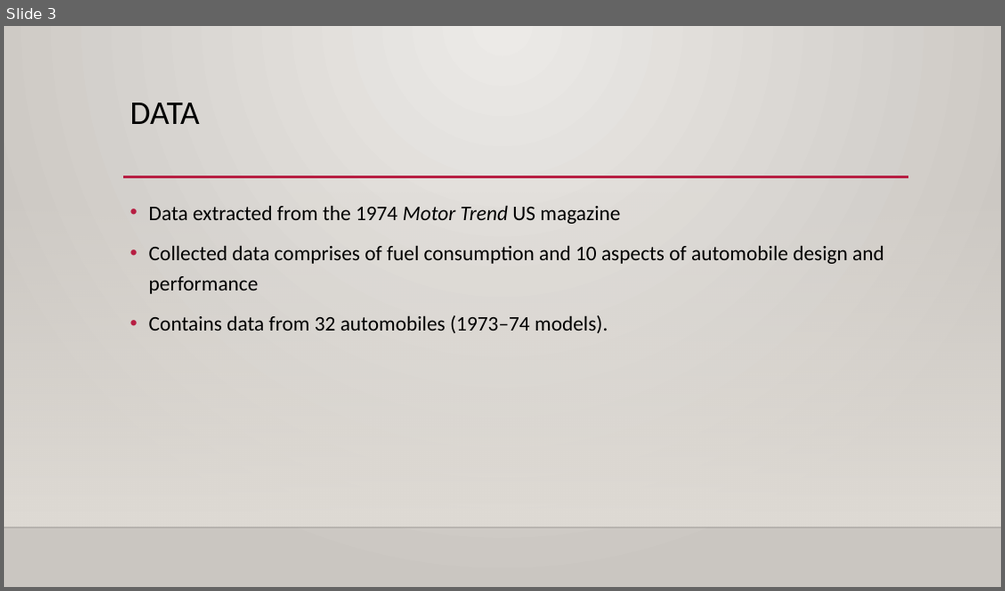
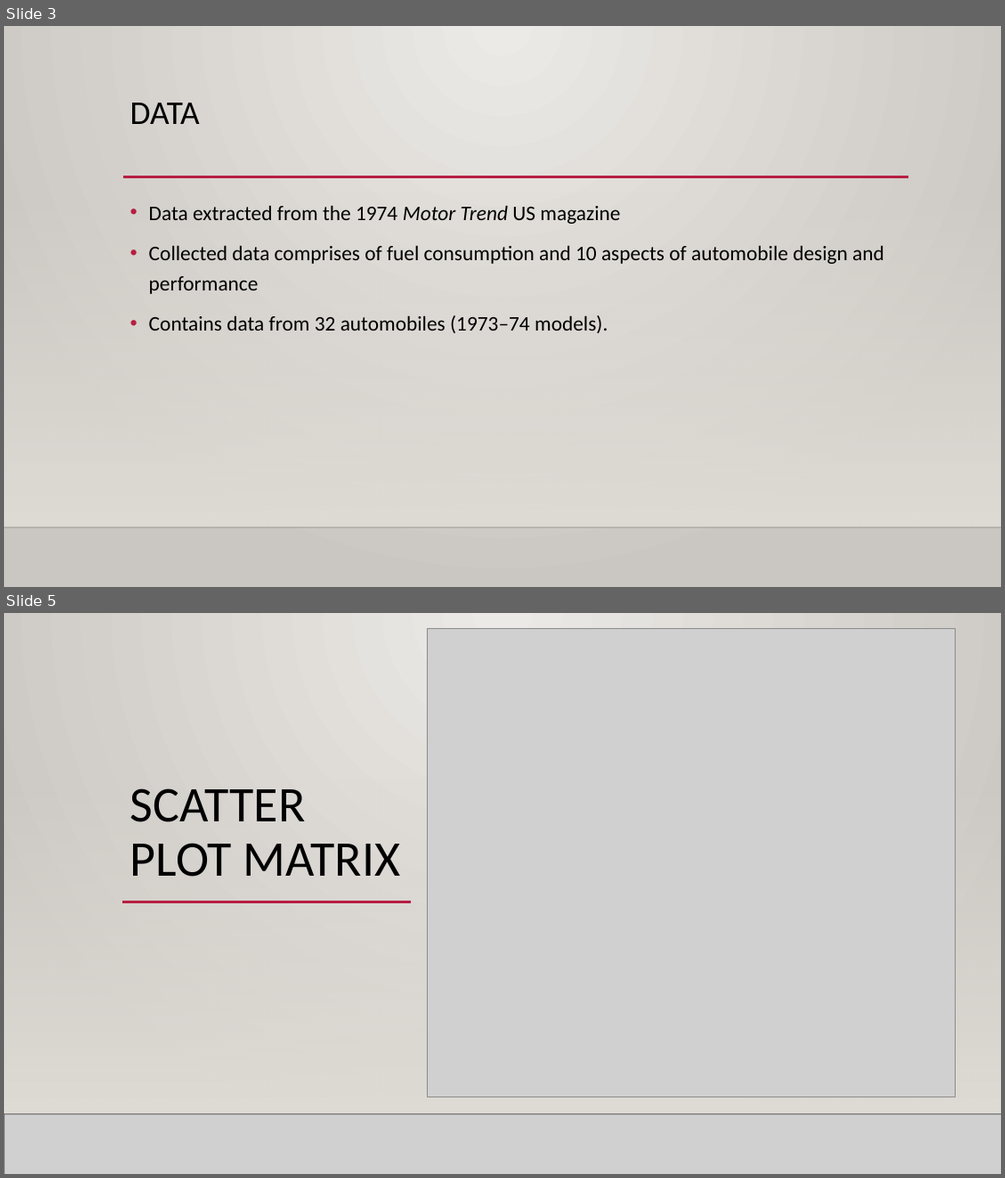
Before and after one commit to derpnallday/M260_project, a slide deck: presentation.pptx. Shown one above the other, each under a label of ours: slide 3 before the commit, slides 3 and 5 after it; the slides between them are not shown. The pictures are 1005x591 and 1005x1178 pixels, drawn with LibreOffice and Linux fonts; fonts in the diff are those of the drawing; grey boxes stand for pictures; background and template pictures are left out. Boxes give left, top, right and bottom in pixels: in the first picture for what was removed or moved away, otherwise in the second. Text is boxed around its words. In the diff, an @@ line names an element or a change of style, - is before the commit and + after.

```diff
--- a/presentation.pptx
+++ b/presentation.pptx
@@ slide 5 added at bbox=[4, 613, 1001, 1174], background gradient #ECEAE7 to #CAC7C1; not listed: 3 template elements that a slide beside it also shows @@
@@ rectangle added at bbox=[4, 613, 1001, 1174], fill gradient #ECEAE7 to #CAC7C1 @@
@@ picture added at bbox=[428, 628, 956, 1097] @@
@@ rectangle added at bbox=[451, 653, 948, 1074], fill gradient #000001 to #191919 @@
@@ rectangle added at bbox=[4, 779, 1001, 1114], fill gradient #DFDBD5 @@
@@ rectangle added at bbox=[4, 779, 1001, 1114], fill gradient #DFDBD5 @@
@@ title added at bbox=[130, 788, 401, 876], 48 pt, text #000000 @@
+SCATTER PLOT MATRIX
@@ line added from (123, 901) to (411, 901), #B71E42 2.5 pt @@
@@ line added from (202, 901) to (908, 901), #B71E42 2.5 pt @@
@@ line added from (4, 1114) to (1001, 1114), #000001 1 pt @@
@@ picture added at bbox=[4, 1114, 1001, 1174] @@
@@ line added from (4, 1114) to (1001, 1114), #000001 1 pt @@
```
Also in this commit, not shown: 2 slides changed, 4 other slides added, 1 other file.
